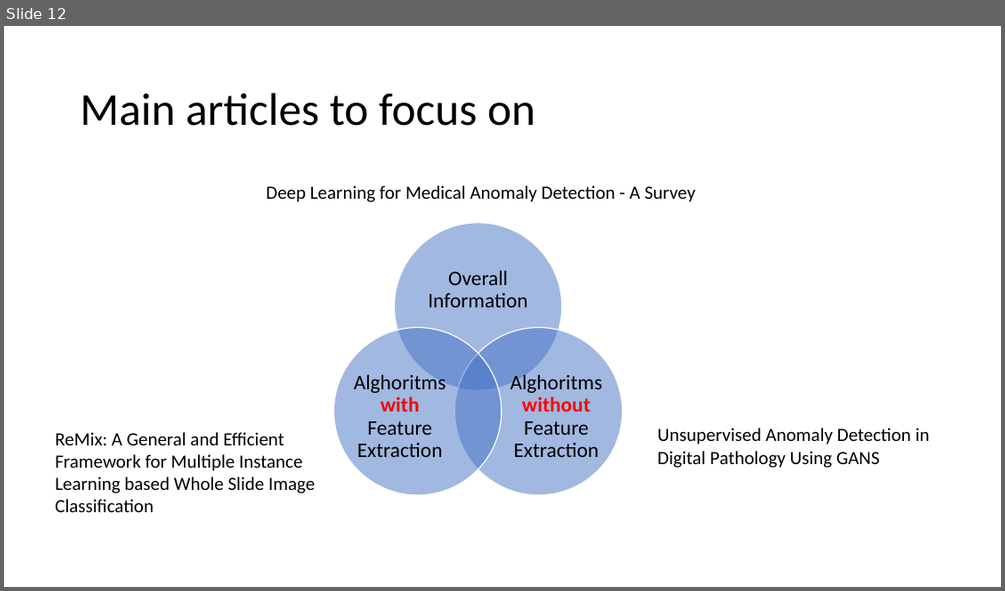
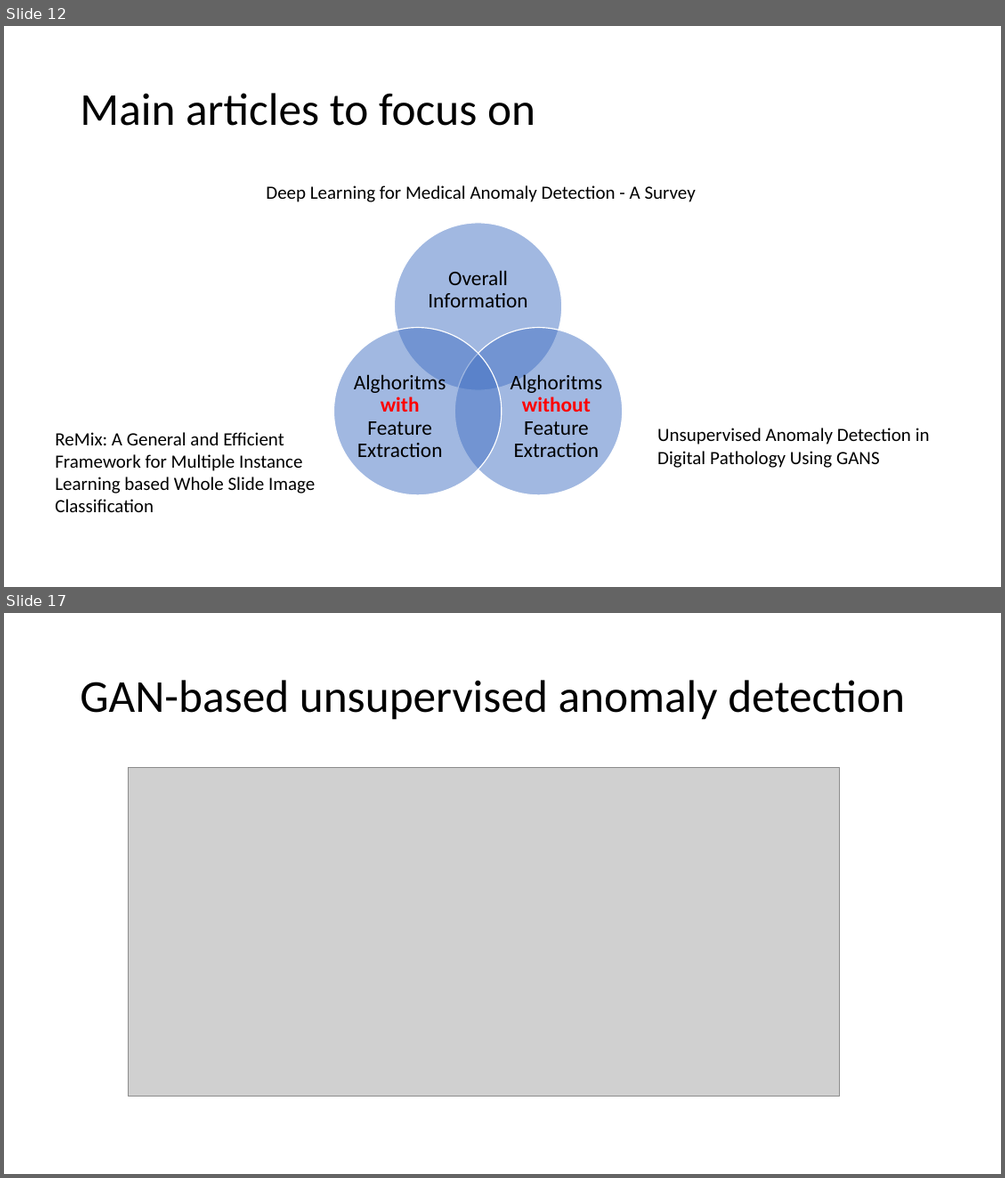
Before and after one commit to tymsoncyferki/Anomaly-Detection, a slide deck: Notes/Anomaly_Detection.pptx. Shown one above the other, each under a label of ours: slide 12 before the commit, slides 12 and 17 after it; the slides between them are not shown. The pictures are 1005x591 and 1005x1178 pixels, drawn with LibreOffice and Linux fonts; fonts in the diff are those of the drawing; grey boxes stand for pictures. Boxes give left, top, right and bottom in pixels: in the first picture for what was removed or moved away, otherwise in the second. Text is boxed around its words. In the diff, an @@ line names an element or a change of style, - is before the commit and + after.

```diff
--- a/Notes/Anomaly_Detection.pptx
+++ b/Notes/Anomaly_Detection.pptx
@@ slide 17 added at (4,613,1001,1174), background #FFFFFF @@
@@ title added at (80,680,905,720), 44 pt, text #000000 @@
+GAN-based unsupervised anomaly detection
@@ picture added at (128,767,840,1096) @@
```
Also in this commit, not shown: 5 other slides added.
